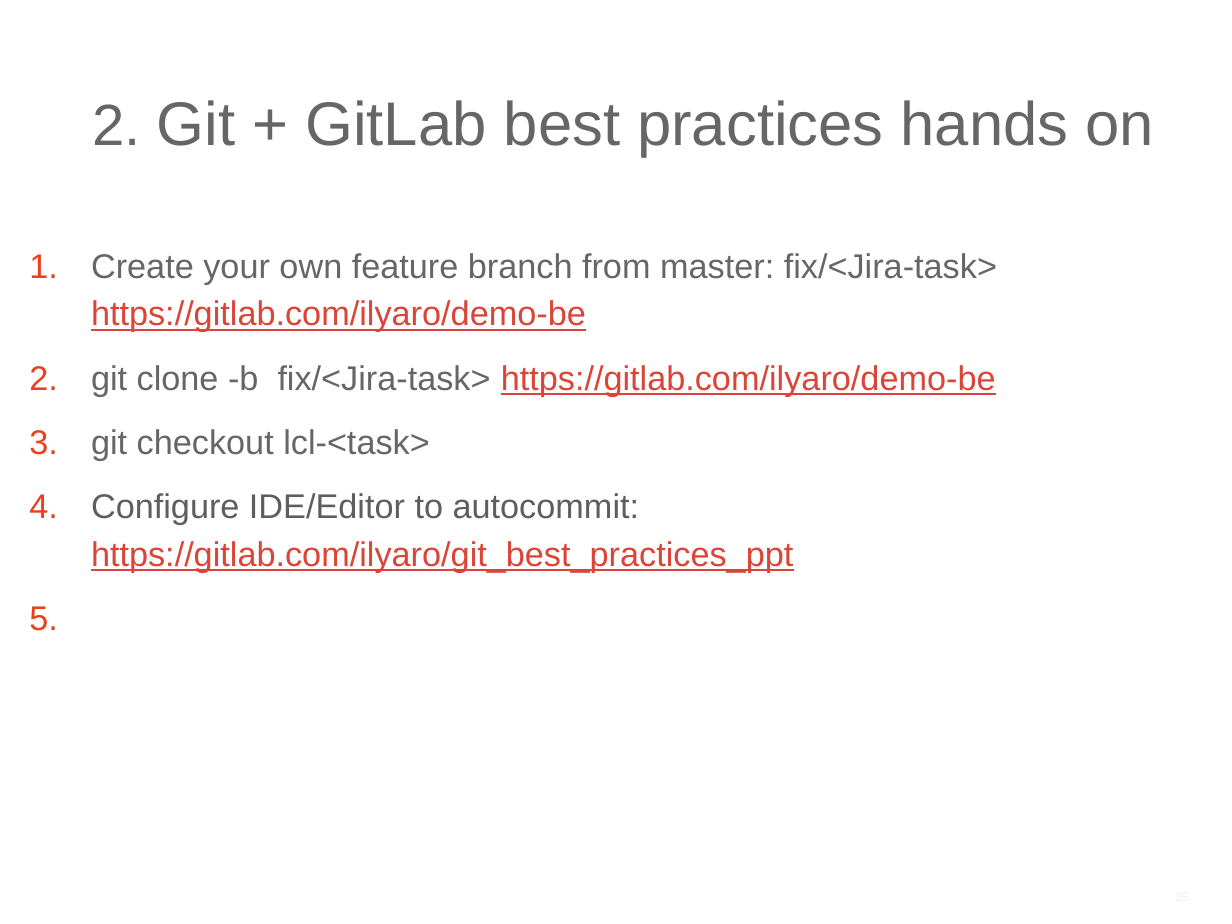
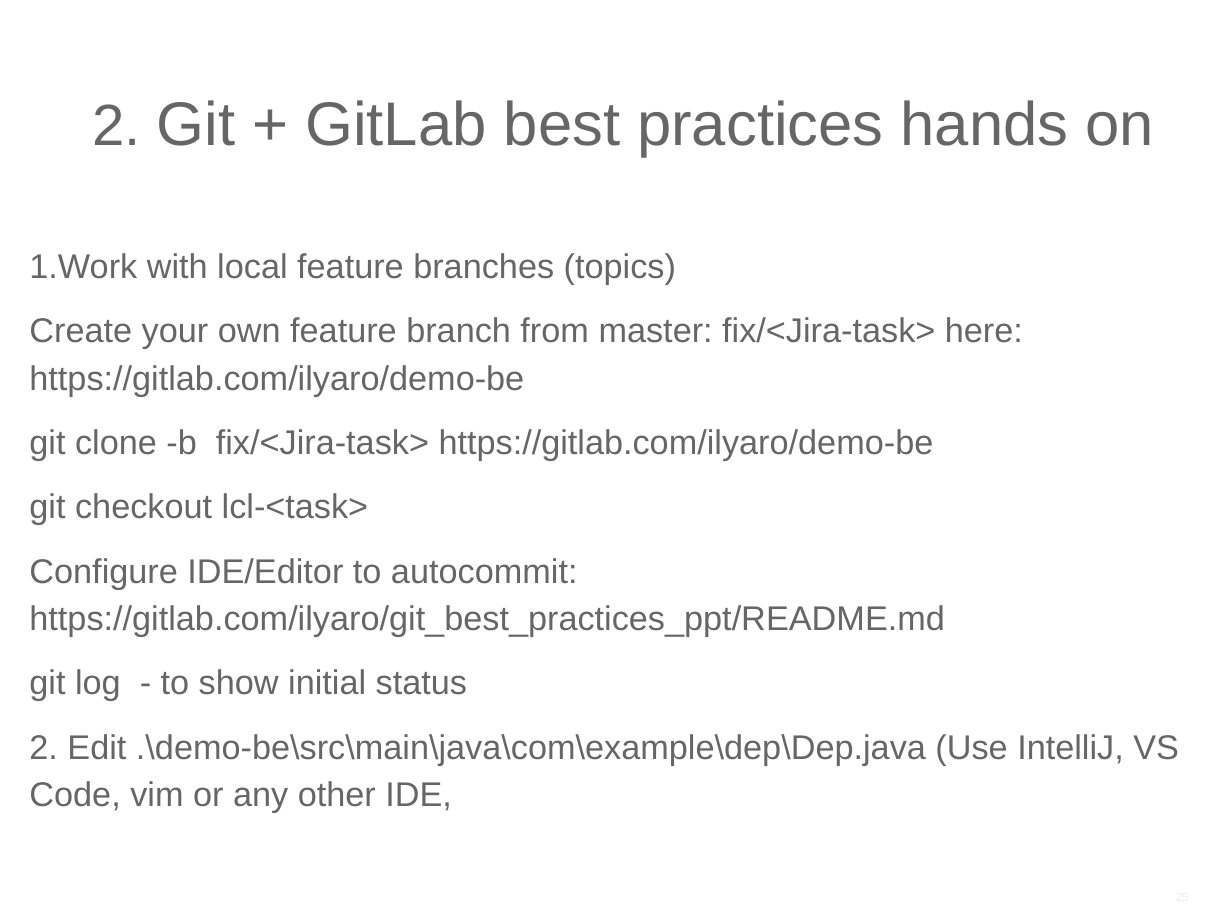
Before and after one commit to ilyaro/mysite, a slide deck: slide 25 of WorkStuff/Courses/Git/Git_Gitlab_Best_Practices/Git_Gitlab_BestPractices.pptx. Drawn at 1232x924 pixels with LibreOffice and Linux fonts; fonts in the diff are those of the drawing. Boxes give left, top, right and bottom in pixels: in the first picture for what was removed or moved away, otherwise in the second. Text is boxed around its words. In the diff, an @@ line names an element or a change of style, - is before the commit and + after.

Commit message:
Adding hands on

```diff
--- a/WorkStuff/Courses/Git/Git_Gitlab_Best_Practices/Git_Gitlab_BestPractices.pptx
+++ b/WorkStuff/Courses/Git/Git_Gitlab_Best_Practices/Git_Gitlab_BestPractices.pptx
@@ text at (29, 253, 1023, 396): text changed @@
-1. Create your own feature branch from master: fix/<Jira-task> https://gitlab.com/ilyaro/demo-be
+1.Work with local feature branches (topics)
+Create your own feature branch from master: fix/<Jira-task> here: https://gitlab.com/ilyaro/demo-be
@@ text at (29, 429, 934, 525): text colour #DB4437 to #666666, underline off in "https://gitlab.com/ilyaro/demo-be"; bullet 1. to none @@
@@ text at (29, 558, 1179, 813): text changed; text colour #DB4437 to #666666 @@
-4. Configure IDE/Editor to autocommit:
-   https://gitlab.com/ilyaro/git_best_practices_ppt
+Configure IDE/Editor to autocommit: https://gitlab.com/ilyaro/git_best_practices_ppt/README.md
+git log - to show initial status
+2. Edit .\demo-be\src\main\java\com\example\dep\Dep.java (Use IntelliJ, VS Code, vim or any other IDE,
```
Also in this commit, not shown: 3 slides added.
